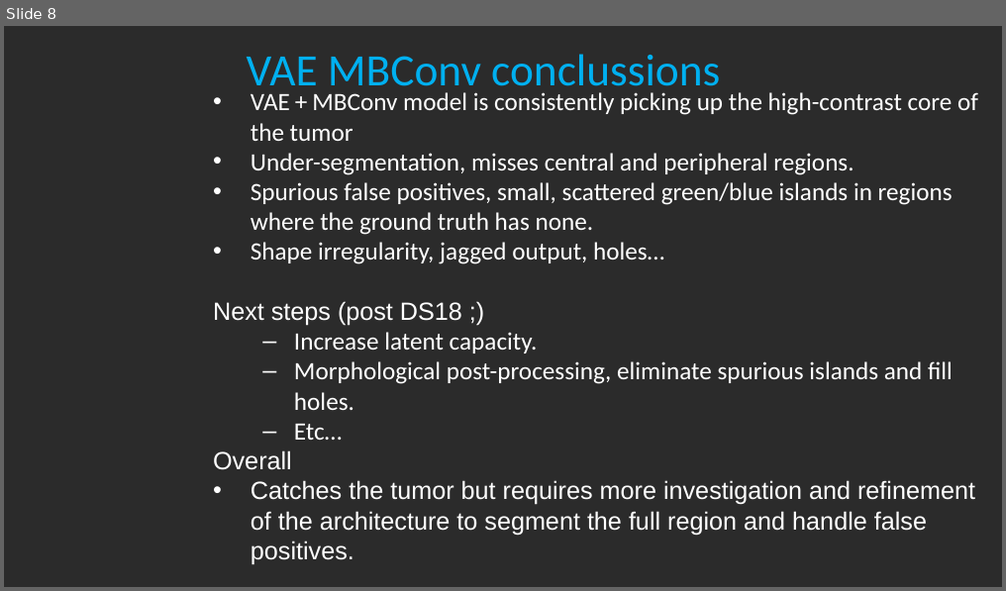
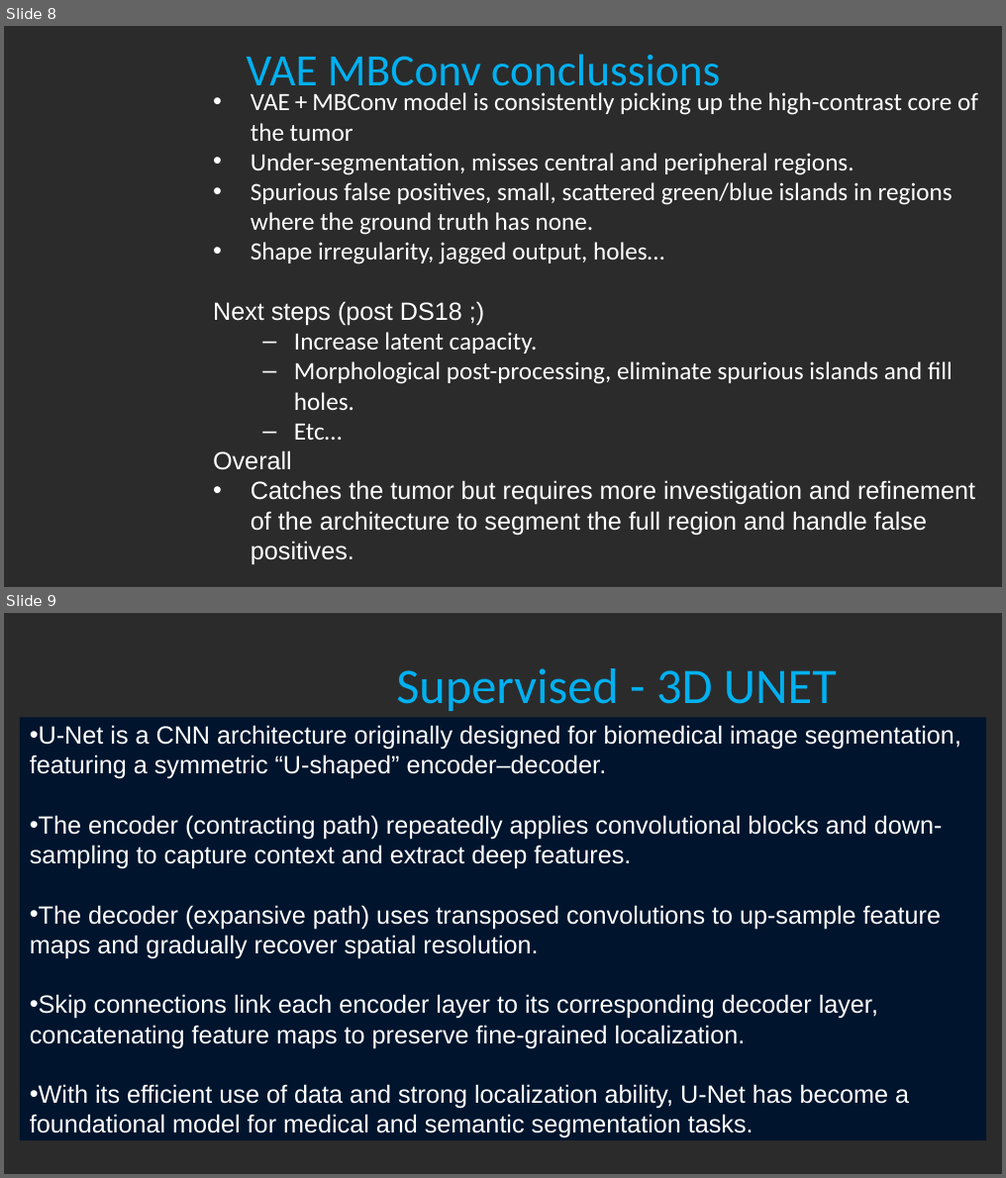
Before and after one commit to daniel-chervin/DS18_FinalProject, a slide deck: ds18_GBM_Autosegmentation.pptx. Shown one above the other, each under a label of ours: slide 8 before the commit, slides 8 and 9 after it. The pictures are 1006x591 and 1006x1178 pixels, drawn with LibreOffice and Linux fonts; fonts in the diff are those of the drawing; background and template pictures are left out; a plain dark background stands for a picture behind light text. Boxes give left, top, right and bottom in pixels: in the first picture for what was removed or moved away, otherwise in the second. Text is boxed around its words. In the diff, an @@ line names an element or a change of style, - is before the commit and + after.

```diff
--- a/ds18_GBM_Autosegmentation.pptx
+++ b/ds18_GBM_Autosegmentation.pptx
@@ slide 9 added at <box>4,613,1002,1174</box>, background picture (left out) @@
@@ title added at <box>396,668,837,711</box>, 36 pt, text #00B0F0 @@
+Supervised - 3D UNET
@@ text added at <box>20,713,987,1146</box>, fill #00142D, 18 pt, text #FFFFFF @@
+• U-Net is a CNN architecture originally designed for biomedical image segmentation, featuring a symmetric “U-shaped” encoder–decoder.
+• The encoder (contracting path) repeatedly applies convolutional blocks and down-sampling to capture context and extract deep features.
+• The decoder (expansive path) uses transposed convolutions to up-sample feature maps and gradually recover spatial resolution.
+• Skip connections link each encoder layer to its corresponding decoder layer, concatenating feature maps to preserve fine-grained localization.
+• With its efficient use of data and strong localization ability, U-Net has become a foundational model for medical and semantic segmentation tasks.
```
Also in this commit, not shown: 5 slides changed, 8 other slides added, 3 slides removed.
